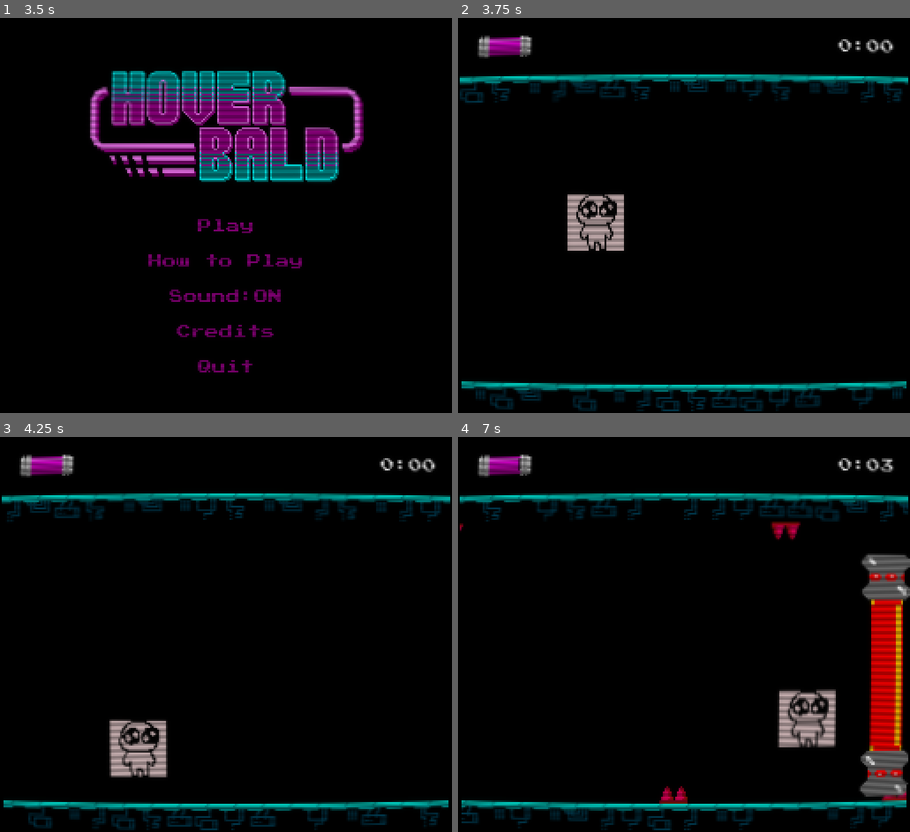
Above: before the commit, frames 1-4 (two rows, left to right).
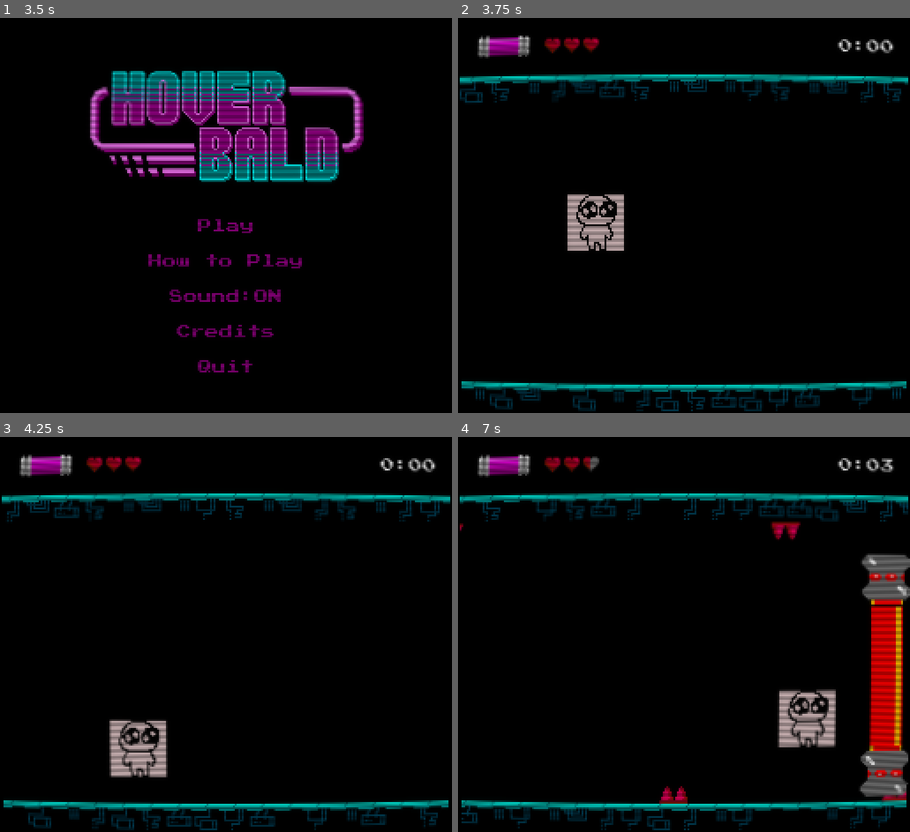
Above: after the commit, the same moments.

Repository: kernel00ps/Hoverbald
Game: Godot game, scene res://scenes/main_menu.tscn
Same seed, same stepped clock (60 frames per second), same inputs: the game is played once before the commit and once after it. Sound files missing from this copy of the repository are replaced by a short silence.
Inputs:
- Up to frame 1 (3.5 s): click "How to Play" at 0.5 s; click "Back" at 1.25 s; click "Credits" at 2 s; click "Back" at 2.75 s
- Up to frame 2 (3.75 s): click "Play" at 3.5 s
- Up to frame 3 (4.25 s): no input
- Up to frame 4 (7 s): hold D (RIGHT) 4.28-5.03 s; hold S (DOWN) 5.03-5.78 s; hold D (RIGHT) 5.78-6.53 s; hold Space (UP) from 6.53 s (still down)

Frame 1 is identical in both runs. In frame 2, 0.7% of the frame differs, in the area x 5-99%, y 4-96%; in frame 3, 0.5%; in frame 4, 0.8%, in the area x 0-99%, y 4-95%.

Commit message:
HP, game joever logo, font textures

Diff:
--- a/project.godot
+++ b/project.godot
@@ -68,3 +68,5 @@
 
 renderer/rendering_method="gl_compatibility"
 renderer/rendering_method.mobile="gl_compatibility"
+2d/snap/snap_2d_transforms_to_pixel=true
+2d/snap/snap_2d_vertices_to_pixel=true
--- a/scenes/controls_menu.tscn
+++ b/scenes/controls_menu.tscn
@@ -20,6 +20,7 @@
 texture = ExtResource("1_47ppt")
 
 [node name="Label" type="Label" parent="."]
+texture_filter = 1
 layout_mode = 1
 anchors_preset = 8
 anchor_left = 0.5
@@ -45,6 +46,7 @@
 horizontal_alignment = 1
 
 [node name="back_button" type="Button" parent="."]
+texture_filter = 1
 layout_mode = 1
 anchors_preset = 7
 anchor_left = 0.5
--- a/scenes/credits_menu.tscn
+++ b/scenes/credits_menu.tscn
@@ -20,6 +20,7 @@
 texture = ExtResource("1_fsajb")
 
 [node name="Label" type="Label" parent="."]
+texture_filter = 1
 layout_mode = 1
 anchors_preset = 8
 anchor_left = 0.5
@@ -50,6 +51,7 @@
 autowrap_mode = 2
 
 [node name="back_button" type="Button" parent="."]
+texture_filter = 1
 layout_mode = 1
 anchors_preset = 7
 anchor_left = 0.5
--- a/scenes/game_over.tscn
+++ b/scenes/game_over.tscn
@@ -1,8 +1,9 @@
-[gd_scene load_steps=5 format=3 uid="uid://dlnpqkpchbcd8"]
+[gd_scene load_steps=6 format=3 uid="uid://dlnpqkpchbcd8"]
 
 [ext_resource type="FontFile" uid="uid://cgb7cxf605ki7" path="res://assets/other/font_pressstart2p.ttf" id="1_5hsvc"]
 [ext_resource type="Script" path="res://scripts/game_over.gd" id="1_kqsub"]
 [ext_resource type="Texture2D" uid="uid://gqti0dok27f6" path="res://assets/sprites/game_over_96x64.png" id="3_jc0dl"]
+[ext_resource type="Texture2D" uid="uid://dqw85l65bbitx" path="res://assets/sprites/game_over_2_96x64.png" id="4_q8mdc"]
 
 [sub_resource type="StyleBoxEmpty" id="StyleBoxEmpty_1lx8h"]
 
@@ -25,15 +26,16 @@
 size_flags_vertical = 4
 
 [node name="Main Menu" type="Button" parent="."]
+texture_filter = 1
 anchors_preset = 8
 anchor_left = 0.5
 anchor_top = 0.5
 anchor_right = 0.5
 anchor_bottom = 0.5
 offset_left = -77.0
-offset_top = 64.0
+offset_top = 59.0
 offset_right = 75.0
-offset_bottom = 88.0
+offset_bottom = 83.0
 grow_horizontal = 2
 grow_vertical = 2
 theme_override_colors/font_hover_pressed_color = Color(0.847059, 0, 0.8, 1)
@@ -48,6 +50,7 @@
 flat = true
 
 [node name="Retry" type="Button" parent="."]
+texture_filter = 1
 anchors_preset = 8
 anchor_left = 0.5
 anchor_top = 0.5
@@ -75,5 +78,10 @@
 position = Vector2(128, 62)
 texture = ExtResource("3_jc0dl")
 
+[node name="logo2" type="Sprite2D" parent="."]
+texture_filter = 1
+position = Vector2(128, 62)
+texture = ExtResource("4_q8mdc")
+
 [connection signal="pressed" from="Main Menu" to="." method="_on_main_menu_pressed"]
 [connection signal="pressed" from="Retry" to="." method="_on_retry_pressed"]
--- a/scenes/hud.tscn
+++ b/scenes/hud.tscn
@@ -1,10 +1,12 @@
-[gd_scene load_steps=6 format=3 uid="uid://41qvysc2rxce"]
+[gd_scene load_steps=8 format=3 uid="uid://41qvysc2rxce"]
 
 [ext_resource type="Script" path="res://scripts/hud.gd" id="1_n06tn"]
 [ext_resource type="Texture2D" uid="uid://mxl1p37w4mlh" path="res://assets/sprites/bar_energy_empty_16x8.png" id="2_8mklf"]
 [ext_resource type="Texture2D" uid="uid://bfucgy2cwp2nn" path="res://assets/sprites/bar_energy_full_16x8.png" id="3_rc0dg"]
 [ext_resource type="Texture2D" uid="uid://cbuoayw4y032a" path="res://assets/sprites/bar_energy_edge_5x10.png" id="4_r7u3x"]
 [ext_resource type="FontFile" uid="uid://cgb7cxf605ki7" path="res://assets/other/font_pressstart2p.ttf" id="5_ouj1c"]
+[ext_resource type="Texture2D" uid="uid://bsihv5co3rksm" path="res://assets/sprites/hearts_empty_32x8.png" id="6_sqhnw"]
+[ext_resource type="Texture2D" uid="uid://3g3rwndvbwiw" path="res://assets/sprites/hearts_full_32x8.png" id="7_3wcj8"]
 
 [node name="HUD" type="CanvasLayer"]
 script = ExtResource("1_n06tn")
@@ -13,13 +15,6 @@
 visible = false
 offset_right = 36.0
 offset_bottom = 27.0
-
-[node name="TextureFuelBar" type="TextureProgressBar" parent="."]
-visible = false
-offset_right = 56.0
-offset_bottom = 45.0
-texture_under = ExtResource("2_8mklf")
-texture_progress = ExtResource("3_rc0dg")
 
 [node name="FuelImages" type="Node2D" parent="."]
 position = Vector2(15, 10)
@@ -66,5 +61,16 @@
 [node name="FuelUpdateTimer" type="Timer" parent="."]
 autostart = true
 
+[node name="TextureHealthBar" type="TextureProgressBar" parent="."]
+texture_filter = 1
+offset_left = 47.0
+offset_top = 11.0
+offset_right = 79.0
+offset_bottom = 19.0
+max_value = 6.0
+value = 6.0
+texture_under = ExtResource("6_sqhnw")
+texture_progress = ExtResource("7_3wcj8")
+
 [connection signal="timeout" from="Timer" to="." method="_on_timer_timeout"]
 [connection signal="timeout" from="FuelUpdateTimer" to="." method="_on_fuel_update_timer_timeout"]
--- a/scripts/background.gd
+++ b/scripts/background.gd
@@ -110,4 +110,6 @@
 
 func spike_hit() -> void:
 	if not Globals.CHEAT_INVINCIBLE:
-		game_over_screen.game_over()
+		Globals.emit_signal("damage_taken")
+		if(Globals.current_hp <= 0):
+			game_over_screen.game_over()
--- a/scripts/game_over.gd
+++ b/scripts/game_over.gd
@@ -7,6 +7,7 @@
 func _on_retry_pressed() -> void:
 	get_tree().paused = false
 	get_tree().reload_current_scene()
+	Globals.current_hp = Globals.MAX_HP
 
 func game_over() -> void:
 	get_tree().paused = true
--- a/scripts/globals.gd
+++ b/scripts/globals.gd
@@ -1,14 +1,22 @@
 extends Node
 
-const CHEAT_INVINCIBLE: bool = true
+const CHEAT_INVINCIBLE: bool = false
 
 const CAMERA_MOTION_BASE_SPEED: float = 100
+
 const MAX_FUEL = 100
 const PICK_UP_ENERGY_VALUE: float = 10
 const DEPLETION_RATE = -2
 const PICKUP_VALUE = 10
+
 const OBSTACLE_DELAY: int = 100
 const OBSTACLE_RANGE: int = 200
+
+const MAX_HP = 6
+
 var camera_speed_modifier: float = 1
 var current_fuel: float = 100
 var fuel_modifier: float = DEPLETION_RATE # for depleting fuel and refueling
+var current_hp: int = MAX_HP
+
+signal damage_taken
--- a/scripts/hud.gd
+++ b/scripts/hud.gd
@@ -1,6 +1,7 @@
 extends CanvasLayer
 
 var fuel_bar:ProgressBar
+var health_bar:TextureProgressBar
 var progress:Sprite2D
 var time_label:Label
 var bar_size
@@ -10,9 +11,11 @@
 # Called when the node enters the scene tree for the first time.
 func _ready() -> void:
 	fuel_bar = get_node("FuelBar")
+	health_bar = get_node("TextureHealthBar")
 	progress = get_node("FuelImages/Progress")
 	time_label = get_node("Label")
 	bar_size = progress.scale.x
+	Globals.connect("damage_taken", _on_damage_taken)
 	update()
 
 # Called every frame. 'delta' is the elapsed time since the previous frame.
@@ -44,3 +47,8 @@
 
 func _on_fuel_update_timer_timeout() -> void:
 	update()
+
+func _on_damage_taken() -> void:
+	print("DAMAGED")
+	Globals.current_hp -= 1
+	health_bar.value -= 1
--- a/scripts/main.gd
+++ b/scripts/main.gd
@@ -6,8 +6,6 @@
 
 var game_running : bool
 var game_over : bool
-var scroll
-var score
 const SCROLL_SPEED : int = 1
 var viewport_size: Vector2
 var viewport_width: float
@@ -32,8 +30,6 @@
 func new_game():
 	game_running = false
 	game_over = false
-	score = 0
-	scroll = 0
 
 func _input(event):
 	if(!game_over && Input.is_key_pressed(KEY_SPACE)):
@@ -71,7 +67,9 @@
 
 func player_hit_obstacle() -> void:
 	if not Globals.CHEAT_INVINCIBLE:
-		game_over_screen.game_over()
+		Globals.emit_signal("damage_taken")
+		if(Globals.current_hp <= 0):
+			game_over_screen.game_over()
 	print("obstacle_hit")
 
 func player_picked_up_energy() -> void:
Binary file added: assets/sprites/game_over_2_96x64.png
Not shown, added: assets/sprites/game_over_2_96x64.png.import
Binary file added: assets/sprites/hearts_empty_32x8.png
Not shown, added: assets/sprites/hearts_empty_32x8.png.import
Binary file added: assets/sprites/hearts_full_32x8.png
Not shown, added: assets/sprites/hearts_full_32x8.png.import
Binary file added: assets/sprites/hearts_shape_overlay_23x6.png
Not shown, added: assets/sprites/hearts_shape_overlay_23x6.png.import
Not shown, added: assets/sprites/hearts_empty_23x6.png~
Not shown, added: assets/sprites/hearts_full_23x6.png~
Not shown, added: assets/sprites/hearts_full_32x8.png~
Not shown, added: assets/sprites/hearts_shape_overlay_23x6.png~
